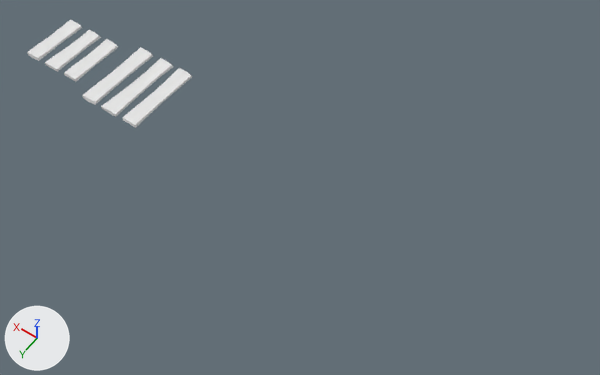
Before and after pictures for a commit that changed the Blender file Assets/ApiXizuki/WoodPlanks.blend.
Camera for both pictures: a 50 mm lens placed at (-66.8, 48.0, 73.3), pointed at (-32.6, 0.1, -1.9). Lighting does not change. The marker at lower left points along +X, +Y and +Z.
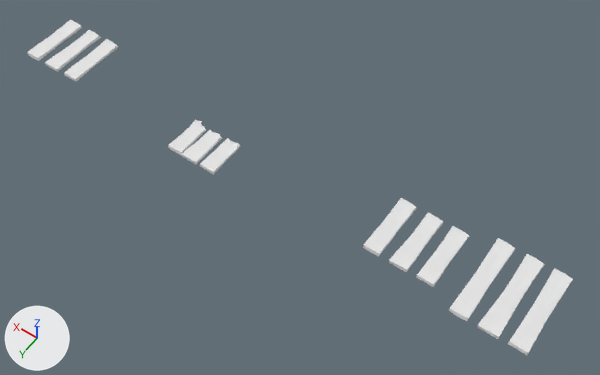
Location of each change, [x1, y1, x2, y2] in pixels of the pictures (600 x 375 px):
'Cube.005', moved: before [123, 68, 192, 128]; after [508, 268, 573, 355]
'Cube.004', moved: before [101, 58, 174, 117]; after [477, 254, 545, 339]
'Cube.003', moved: before [83, 47, 153, 105]; after [449, 238, 515, 321]
'Cube.012', added: after [416, 226, 469, 287]
'Cube.013', added: after [389, 212, 444, 272]
'Cube.014', added: after [363, 198, 416, 256]
'Cube.011', added: after [200, 138, 240, 175]
'Cube.010', added: after [181, 130, 223, 164]
'Cube.009', added: after [168, 120, 206, 155]

What the commit changed:
Material 'Material.019' (mat_material_019) is new.
Its base color is (0.8, 0.8, 0.8) (white #e7e7e7).
Material 'Material.018' (mat_material_018) is new.
Its base color is (0.8, 0.8, 0.8) (white #e7e7e7).
Material 'Material.017' (mat_material_017) is new.
Its base color is (0.8, 0.8, 0.8) (white #e7e7e7).
Mesh me_cube_019 is new.
It has 31 vertices, 28 faces and spans x -1.0..1.0, y -4.0..3.92, z -0.28..1.05.
It uses material mat_material_019 (white #e7e7e7).
Mesh me_cube_018 is new.
It has 31 vertices, 28 faces and spans x -1.02..1.17, y -4.0..3.89, z -0.21..1.05.
It uses material mat_material_018 (white #e7e7e7).
Mesh me_cube_017 is new.
It has 31 vertices, 28 faces and spans x -1.03..1.0, y -4.0..3.84, z -0.23..1.05.
It uses material mat_material_017 (white #e7e7e7).
Mesh me_cube_016 is new.
It has 40 vertices, 34 faces and spans x -1.03..1.0, y -1.31..3.95, z -0.23..1.05.
It uses material mat_material_010 (white #e7e7e7).
Mesh me_cube_015 is new.
It has 43 vertices, 36 faces and spans x -1.02..1.17, y -0.89..4.26, z -0.21..1.05.
It uses material mat_material_009 (white #e7e7e7).
Mesh me_cube_014 is new.
It has 40 vertices, 34 faces and spans x -1.0..1.0, y -1.37..3.92, z -0.28..1.05.
It uses material mat_material_008 (white #e7e7e7).
Object 'Cube.003' (ob_cube_003) moves from (-4.72, 0.0, 0.0) to (-55.72, 0.0, 0.0).
Object 'Cube.004' (ob_cube_004) moves from (-8.08, 0.0, 0.0) to (-59.08, 0.0, 0.0).
Object 'Cube.005' (ob_cube_005) moves from (-11.21, 0.0, 0.0) to (-62.21, 0.0, 0.0).
Object 'Cube.014' (ob_cube_014) is new; it shows me_cube_019.
Its location is (-44.5, 0.0, 0.0).
Object 'Cube.013' (ob_cube_013) is new; it shows me_cube_018.
Its location is (-47.87, 0.0, 0.0).
Object 'Cube.012' (ob_cube_012) is new; it shows me_cube_017.
Its location is (-51.0, 0.0, 0.0).
Object 'Cube.011' (ob_cube_011) is new; it shows me_cube_016.
Its location is (-23.3, 1.44, 0.0).
Object 'Cube.010' (ob_cube_010) is new; it shows me_cube_015.
Its location is (-20.78, 1.15, 0.0).
Object 'Cube.009' (ob_cube_009) is new; it shows me_cube_014.
Its location is (-18.5, 1.44, 0.0).
